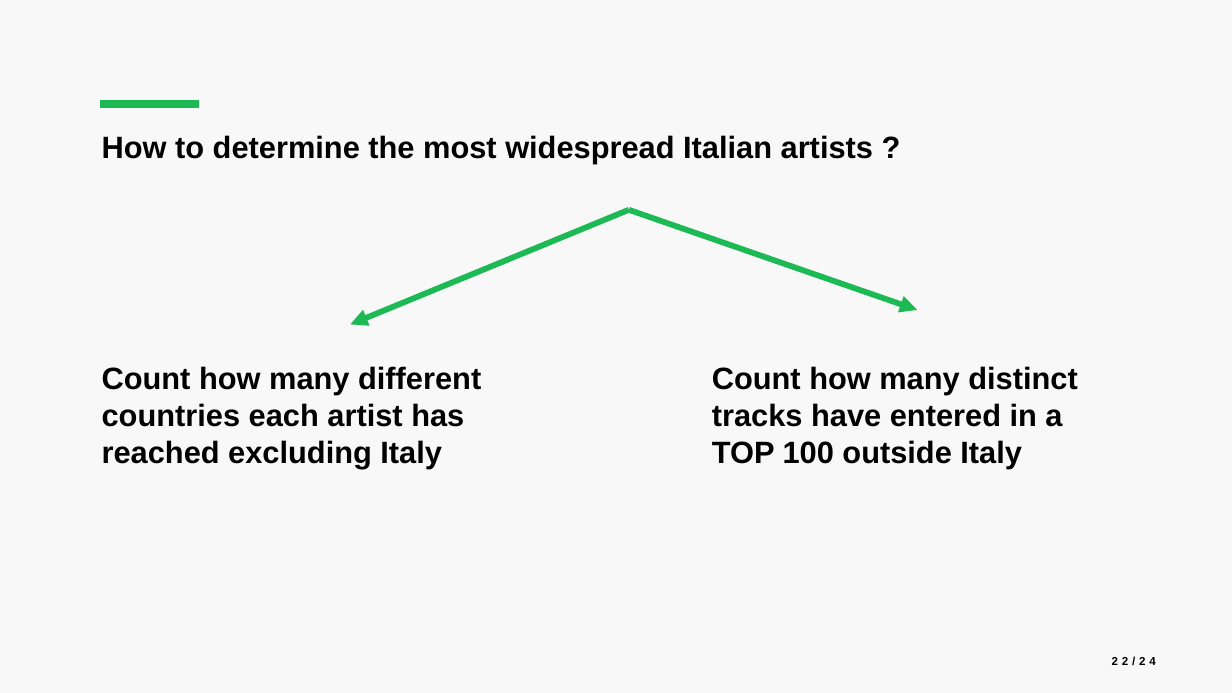
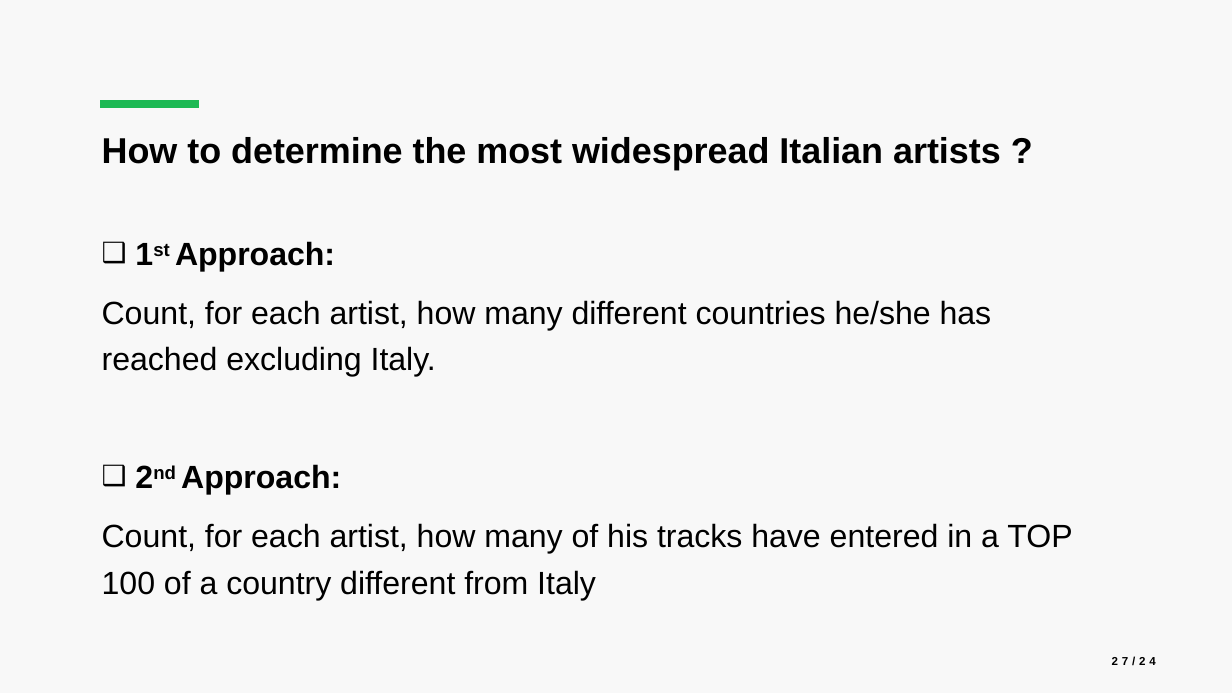
Before and after one commit to luca-martinelli-09/spotify-pg, a slide deck: slide 27 of slides/Spotify_Presentation.pptx (slide 22 before the commit). Drawn at 1232x693 pixels with LibreOffice and Linux fonts; fonts in the diff are those of the drawing. Boxes give left, top, right and bottom in pixels: in the first picture for what was removed or moved away, otherwise in the second. Text is boxed around its words. In the diff, an @@ line names an element or a change of style, - is before the commit and + after.

```diff
--- a/slides/Spotify_Presentation.pptx
+++ b/slides/Spotify_Presentation.pptx
@@ text "How to determine the most ..." at [102,137,1001,170]: size 24 to 28 pt @@
@@ arrow removed from (629, 210) to (350, 324) @@
@@ arrow removed from (629, 210) to (918, 310) @@
@@ text added at [102,241,1072,600], 25 pt, text #000000 @@
+❑ 1st Approach:
+Count, for each artist, how many different countries he/she has reached excluding Italy.
+❑ 2nd Approach:
+Count, for each artist, how many of his tracks have entered in a TOP 100 of a country different from Italy
@@ text removed at [102,366,481,468] @@
-Count how many different countries each artist has reached excluding Italy
@@ text removed at [712,366,1077,468] @@
-Count how many distinct tracks have entered in a TOP 100 outside Italy
@@ page number at [1112,656,1156,666]: text changed @@
-22/24
+27/24
```
Also in this commit, not shown: 6 other slides changed, 6 slides added, 1 slide removed, 7 other files.
